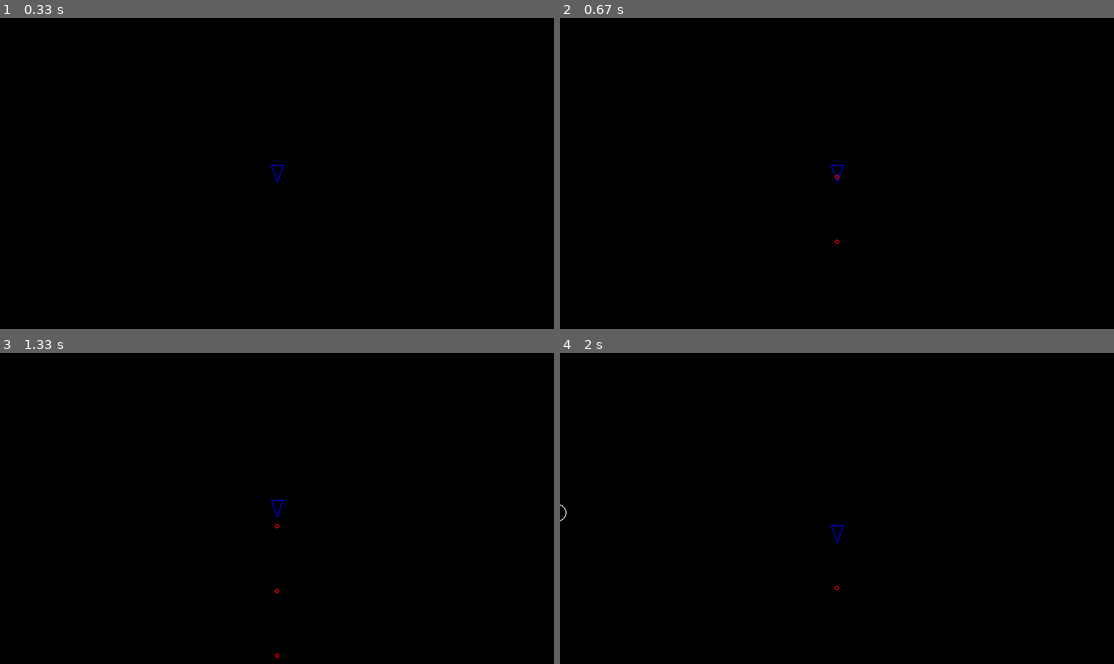
Above: before the commit, frames 1-4 (two rows, left to right).
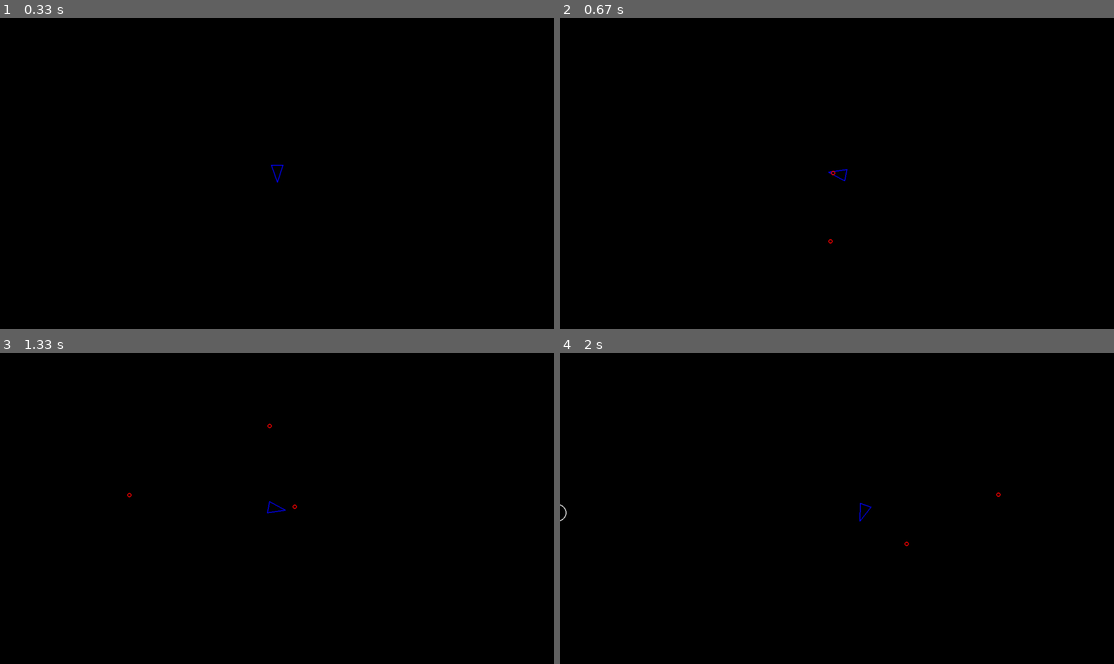
Above: after the commit, the same moments.

Repository: YoranSnaaijer/Pygame-Asteroids
Game: pygame game, started from main.py
The game is run twice, just before and just after one commit, with the same random seed, the same clock (stepped at 60 frames per second) and the same inputs.
Inputs:
- Up to frame 1 (0.33 s): no input
- Up to frame 2 (0.67 s): hold Space from 0.33 s (still down); hold D from 0.33 s (still down)
- Up to frame 3 (1.33 s): release Space at 0.8 s; release D at 0.8 s; hold D 0.83-1.3 s; tap Space at 0.9, 1.2 s
- Up to frame 4 (2 s): hold W 1.33-1.63 s; tap Space at 1.4, 1.73 s; hold D from 1.67 s (still down)

Frame 1 is identical in both runs. In frame 2, less than 0.1% of the frame differs, in the area x 48-52%, y 47-73%; in frame 3, 0.1%, in the area x 22-54%, y 22-99%; in frame 4, 0.1%.

Commit message:
Added support for qwerty en colemak keymaps. added instructions to readme

Diff:
--- a/constants.py
+++ b/constants.py
@@ -1,3 +1,5 @@
+import pygame
+
 SCREEN_WIDTH = 1280
 SCREEN_HEIGHT = 720
 PLAYER_RADIUS = 20
@@ -11,3 +13,23 @@
 SHOT_RADIUS = 5
 PLAYER_SHOOT_SPEED = 500
 PLAYER_SHOOT_COOLDOWN_SECONDS = 0.3
+
+# Control mappings for different keyboard layouts
+QWERTY_CONTROLS = {
+    "rotate_left": pygame.K_a,
+    "rotate_right": pygame.K_d,
+    "forward": pygame.K_w,
+    "back": pygame.K_s,
+    "shoot": pygame.K_SPACE,
+}
+
+COLEMAK_CONTROLS = {
+    "rotate_left": pygame.K_a,
+    "rotate_right": pygame.K_s,
+    "forward": pygame.K_w,
+    "back": pygame.K_r,
+    "shoot": pygame.K_SPACE,
+}
+
+# Default to QWERTY (WASD)
+CONTROLS = QWERTY_CONTROLS
--- a/main.py
+++ b/main.py
@@ -1,3 +1,4 @@
+import argparse
 import pygame
 import sys
 from constants import SCREEN_WIDTH, SCREEN_HEIGHT
@@ -7,6 +8,14 @@
 from shot import Shot
 
 def main():
+    # Parse optional colemak flag to switch keyboard layout
+    parser = argparse.ArgumentParser(description="Run Pygame-Asteroids")
+    parser.add_argument("--colemak", action="store_true", help="use Colemak keyboard layout (default is QWERTY)")
+    args = parser.parse_args()
+    if args.colemak:
+        import constants
+        constants.CONTROLS = constants.COLEMAK_CONTROLS
+
     # Initialise the Pygame module
     pygame.init()
     # Define groups and group members
--- a/player.py
+++ b/player.py
@@ -1,6 +1,6 @@
 import pygame
 from circleshape import CircleShape
-from constants import PLAYER_RADIUS, LINE_WIDTH, PLAYER_TURN_SPEED, PLAYER_SPEED, PLAYER_SHOOT_SPEED, PLAYER_SHOOT_COOLDOWN_SECONDS
+from constants import PLAYER_RADIUS, LINE_WIDTH, PLAYER_TURN_SPEED, PLAYER_SPEED, PLAYER_SHOOT_SPEED, PLAYER_SHOOT_COOLDOWN_SECONDS, CONTROLS
 from shot import Shot
 
 class Player(CircleShape):
@@ -40,15 +40,16 @@
     def update(self, dt):
         keys = pygame.key.get_pressed()
 
-        if keys[pygame.K_a]:
+        # Use configurable controls for keyboard layout support
+        if keys[CONTROLS["rotate_left"]]:
             self.rotate(-dt)
-        if keys[pygame.K_s]:
+        if keys[CONTROLS["rotate_right"]]:
             self.rotate(dt)
-        if keys[pygame.K_w]:
+        if keys[CONTROLS["forward"]]:
             self.move(dt)
-        if keys[pygame.K_r]:
+        if keys[CONTROLS["back"]]:
             self.move(-dt)
-        if keys[pygame.K_SPACE]:
+        if keys[CONTROLS["shoot"]]:
             self.shoot()
 
         self.cooldown -= dt
Not shown, changed: README.md
